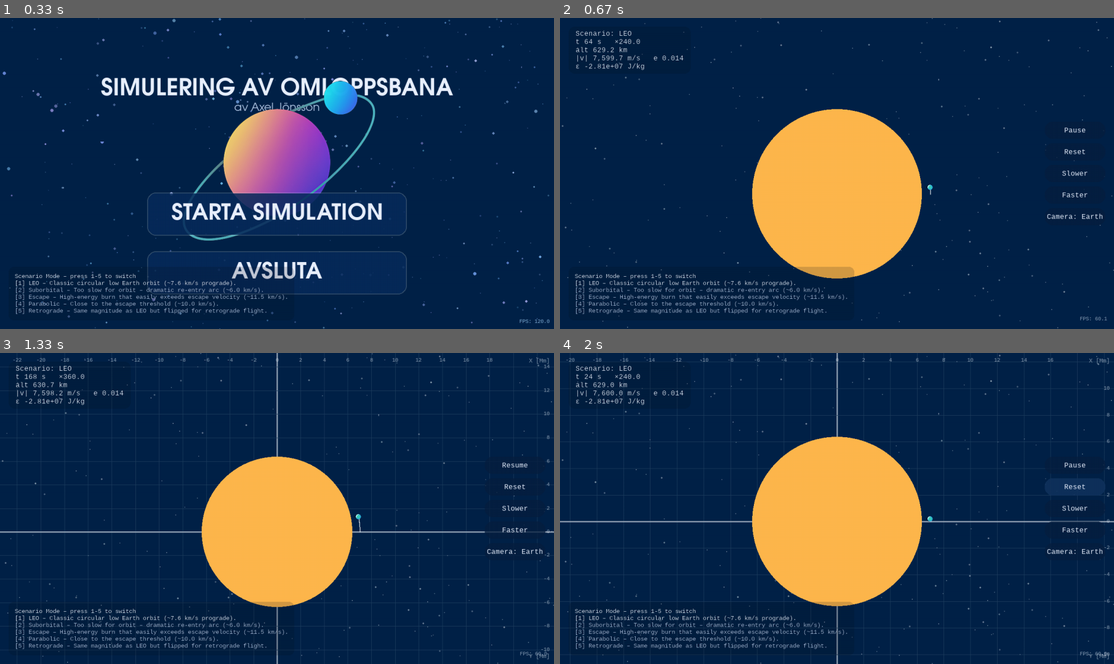
Above: before the commit, frames 1-4 (two rows, left to right).
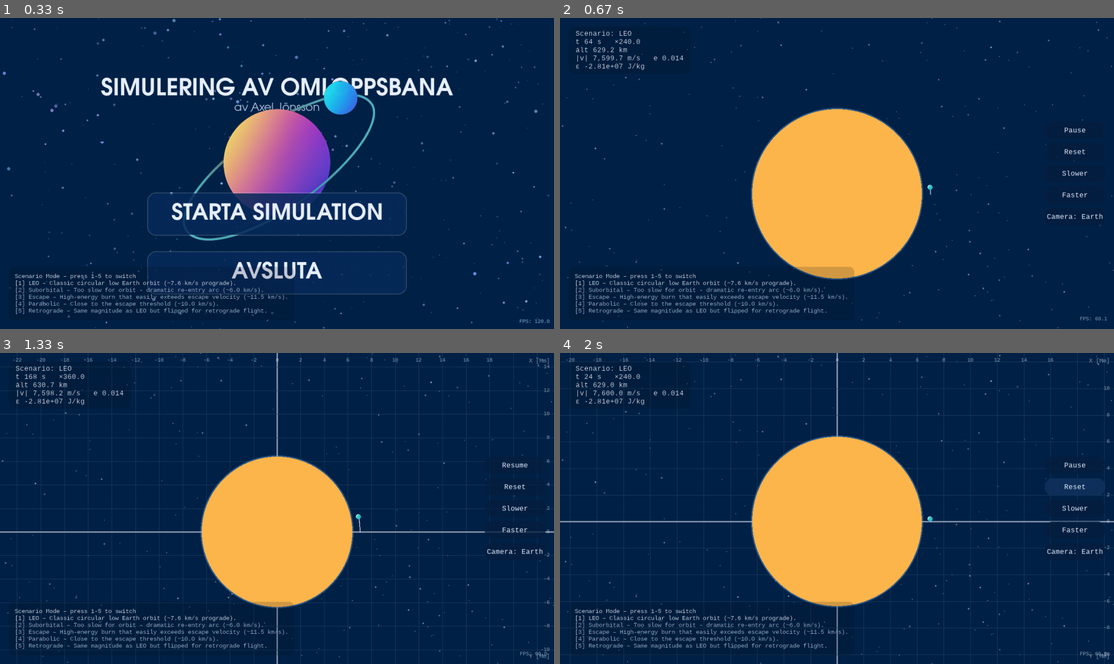
Above: after the commit, the same moments.

Repository: askel-dev/gymnasiearbete-omloppsbana
Game: pygame game, started from src/orbit_pygame.py
Two runs of this game, one before a commit and one after it. Both use one fixed random seed, a clock stepped at 60 frames per second and the inputs below.
Inputs:
- Up to frame 1 (0.33 s): no input
- Up to frame 2 (0.67 s): click "STARTA SIMULATION" at 0.38 s
- Up to frame 3 (1.33 s): tap G at 0.67 s; hold Right from 1 s (still down); tap Space at 1.07 s; tap - at 1.15 s
- Up to frame 4 (2 s): tap Space at 1.37, 1.57 s; release Right at 1.47 s; hold Up 1.5-1.8 s; click "Reset" at 1.88 s

Frame 1 is identical in both runs. In frame 2, 0.4% of the frame differs, in the area x 34-66%, y 28-85%; in frame 3, 0.4%; in frame 4, 0.4%.

Commit message:
Render atmospheric halo around Earth

Diff:
--- a/src/orbit_pygame.py
+++ b/src/orbit_pygame.py
@@ -50,14 +50,28 @@
 ) -> None:
     if radius <= 0:
         return
-    diameter = radius * 2
+
+    atmosphere_thickness = max(0, atmosphere_thickness)
+    total_radius = radius + atmosphere_thickness
+    diameter = total_radius * 2
     earth_surface = pygame.Surface((diameter, diameter), pygame.SRCALPHA)
+    center = (total_radius, total_radius)
+
+    if atmosphere_thickness > 0:
+        pygame.draw.circle(
+            earth_surface,
+            ATMOSPHERE_COLOR,
+            center,
+            total_radius,
+        )
+
     pygame.draw.circle(
         earth_surface,
         PLANET_COLOR,
-        (radius, radius),
+        center,
         radius,
     )
+
     rect = earth_surface.get_rect(center=position)
     surface.blit(earth_surface, rect)
 
@@ -589,6 +603,7 @@
 WIDTH, HEIGHT = 1000, 800
 BACKGROUND_COLOR = (0, 34, 72)
 PLANET_COLOR = (255, 183, 77)
+ATMOSPHERE_COLOR = (120, 186, 255, 90)
 SAT_COLOR_CORE = (65, 224, 162)
 SAT_COLOR_EDGE = (42, 170, 226)
 SAT_HIGHLIGHT_COLOR = (206, 255, 250)
